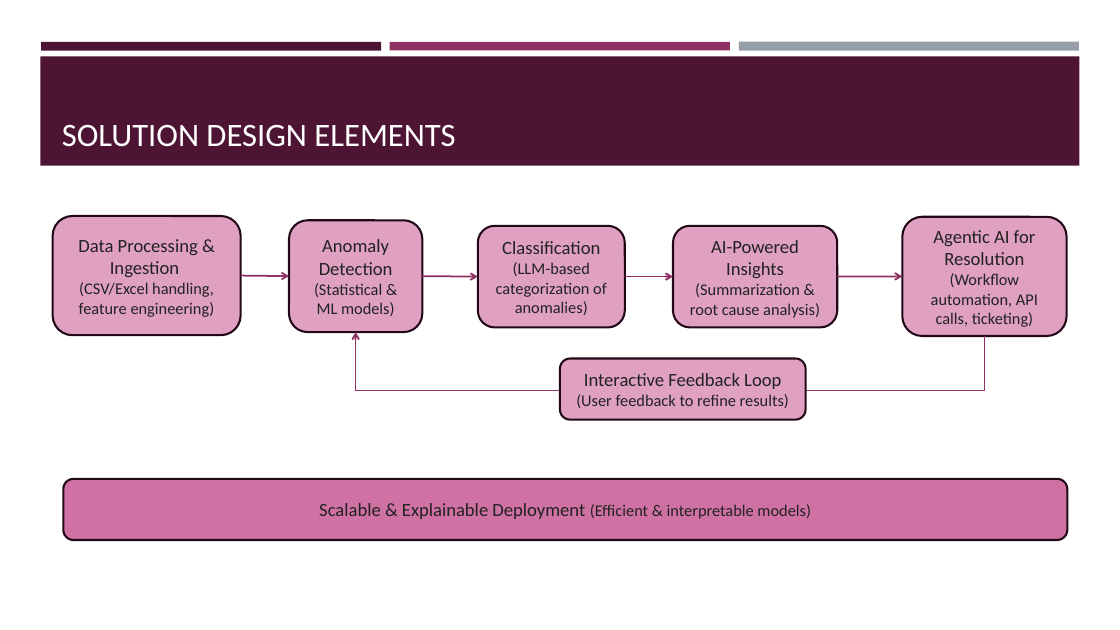
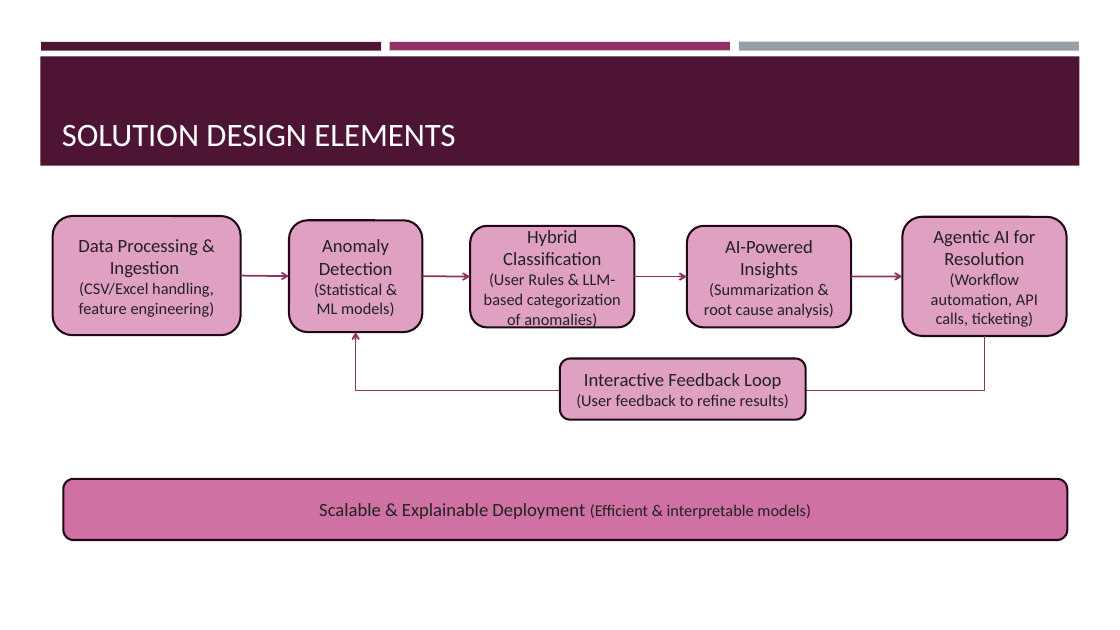
Before and after one commit to ewfx/sradg-sherlock-codes, a slide deck: slide 3 of artifacts/arch/SRADG_SherlockCodes.pptx. Drawn at 1120x630 pixels with LibreOffice and Linux fonts; fonts in the diff are those of the drawing. Boxes give left, top, right and bottom in pixels: in the first picture for what was removed or moved away, otherwise in the second. Text is boxed around its words. In the diff, an @@ line names an element or a change of style, - is before the commit and + after.

Commit message:
Doc

```diff
--- a/artifacts/arch/SRADG_SherlockCodes.pptx
+++ b/artifacts/arch/SRADG_SherlockCodes.pptx
@@ rounded rectangle "Hybrid Classification (User Rules & ..." resized from (x1=478, y1=226, x2=625, y2=328) to (x1=471, y1=226, x2=635, y2=328) @@
@@ text in rounded rectangle at (x1=484, y1=230, x2=621, y2=330): text changed @@
-Classification (LLM-based categorization of anomalies)
+Hybrid Classification (User Rules & LLM-based categorization of anomalies)
@@ rounded rectangle "AI-Powered Insights (Summarization & root ..." moved from (x1=673, y1=226, x2=838, y2=328) to (x1=687, y1=226, x2=852, y2=328) @@
@@ arrow moved from (423, 276) - (478, 276) to (423, 276) - (471, 276) @@
@@ arrow moved from (625, 276) - (673, 276) to (634, 276) - (687, 276) @@
@@ arrow moved from (838, 276) - (902, 276) to (851, 276) - (902, 276) @@
```
